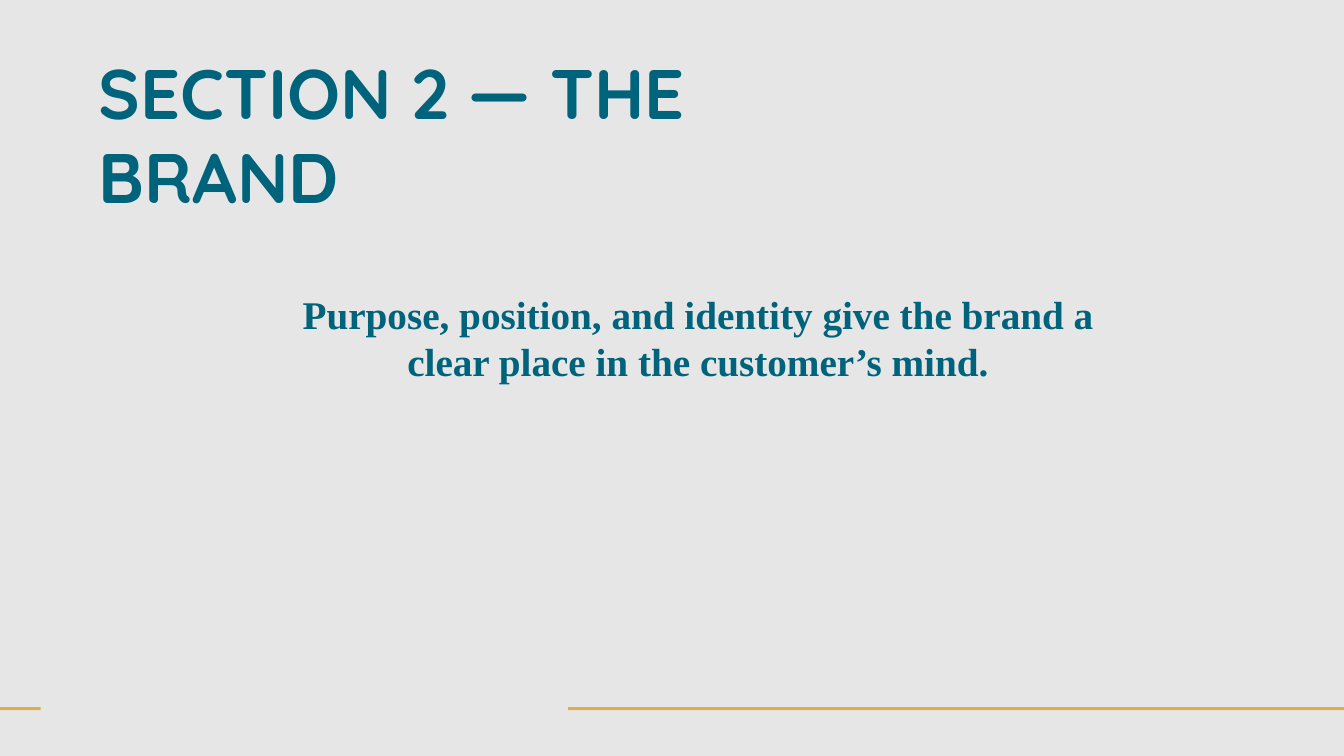
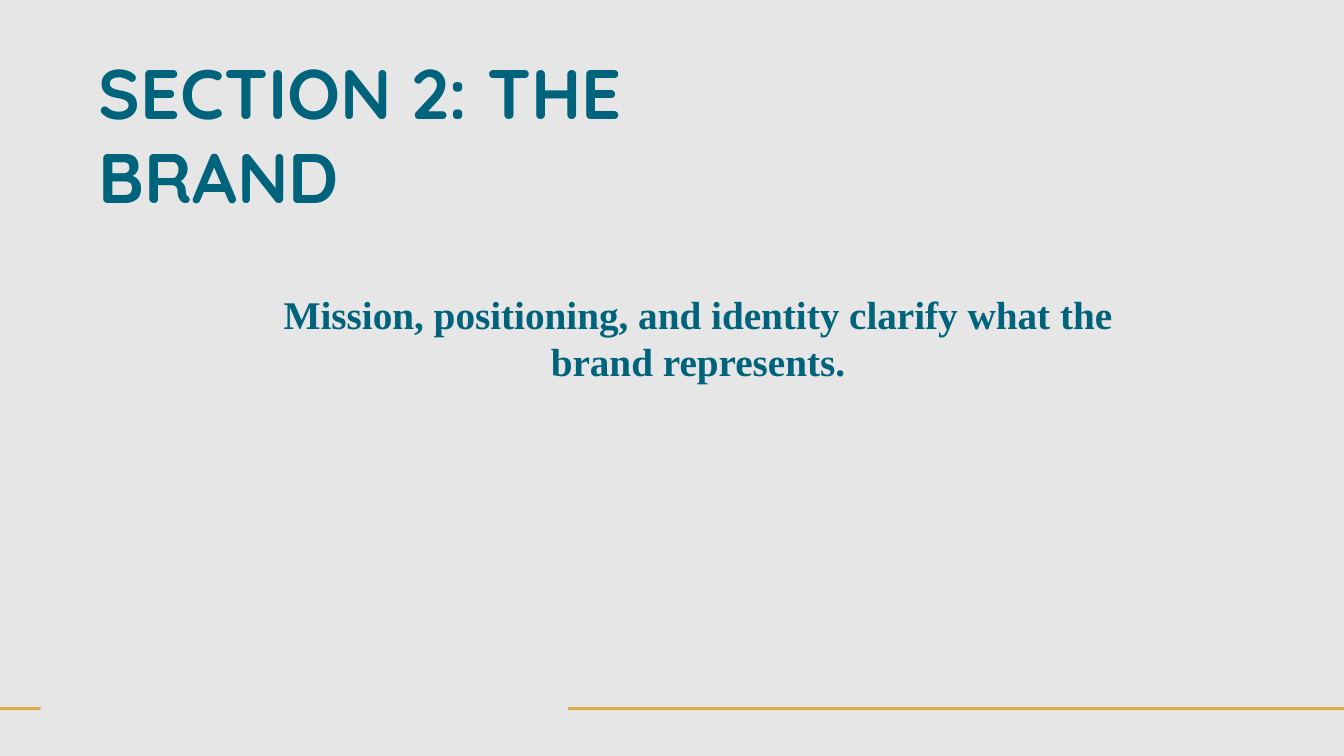
Before and after one commit to kindawilson/digitalmarketing, a slide deck: slide 7 of Week 2/The Foundation - Week 2.pptx. Drawn at 1344x756 pixels with LibreOffice and Linux fonts; fonts in the diff are those of the drawing; background and template pictures are left out. Boxes give left, top, right and bottom in pixels: in the first picture for what was removed or moved away, otherwise in the second. Text is boxed around its words. In the diff, an @@ line names an element or a change of style, - is before the commit and + after.

```diff
--- a/Week 2/The Foundation - Week 2.pptx
+++ b/Week 2/The Foundation - Week 2.pptx
@@ text at (98,69,622,204): text changed @@
-SECTION 2 — THE BRAND
+SECTION 2: THE BRAND
@@ text at (284,301,1112,384): text changed @@
-Purpose, position, and identity give the brand a clear place in the customer’s mind.
+Mission, positioning, and identity clarify what the brand represents.
```
Also in this commit, not shown: 14 other slides changed, 2 slides added, 2 slides removed, 1 other file.
